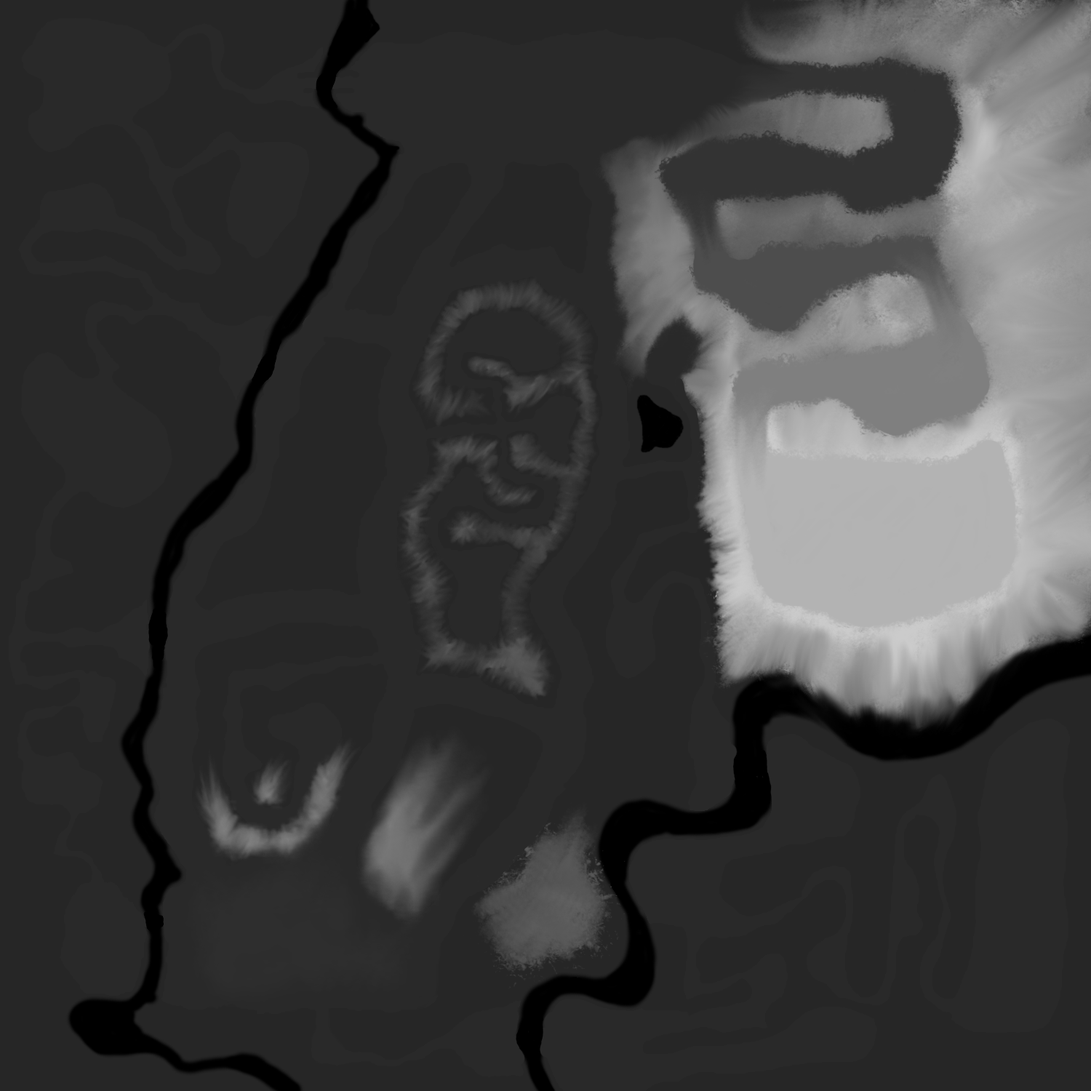
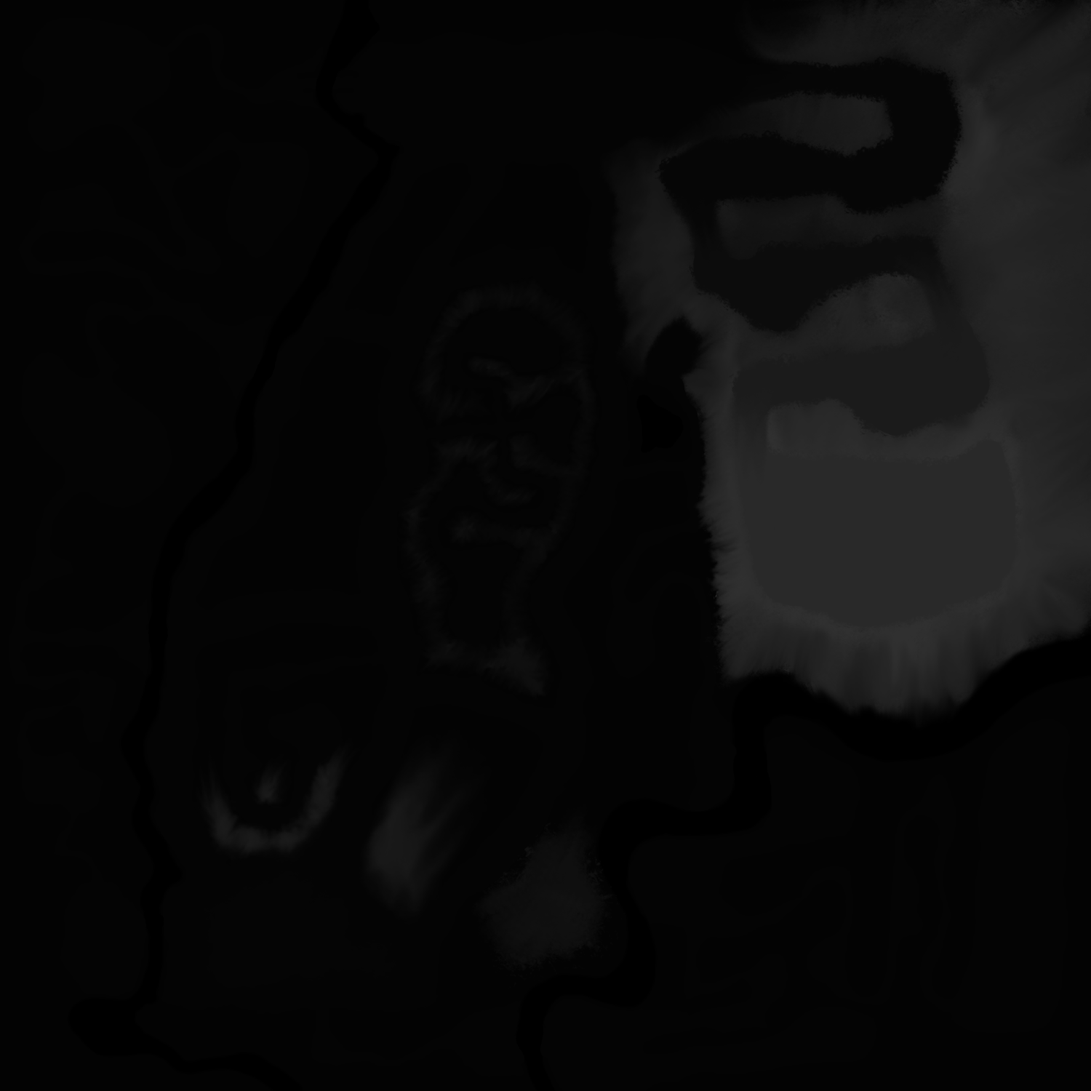
Layers edited between the first and the second 1091 × 1091 image:
painted on "height" over [0, 0, 1091, 1091]
